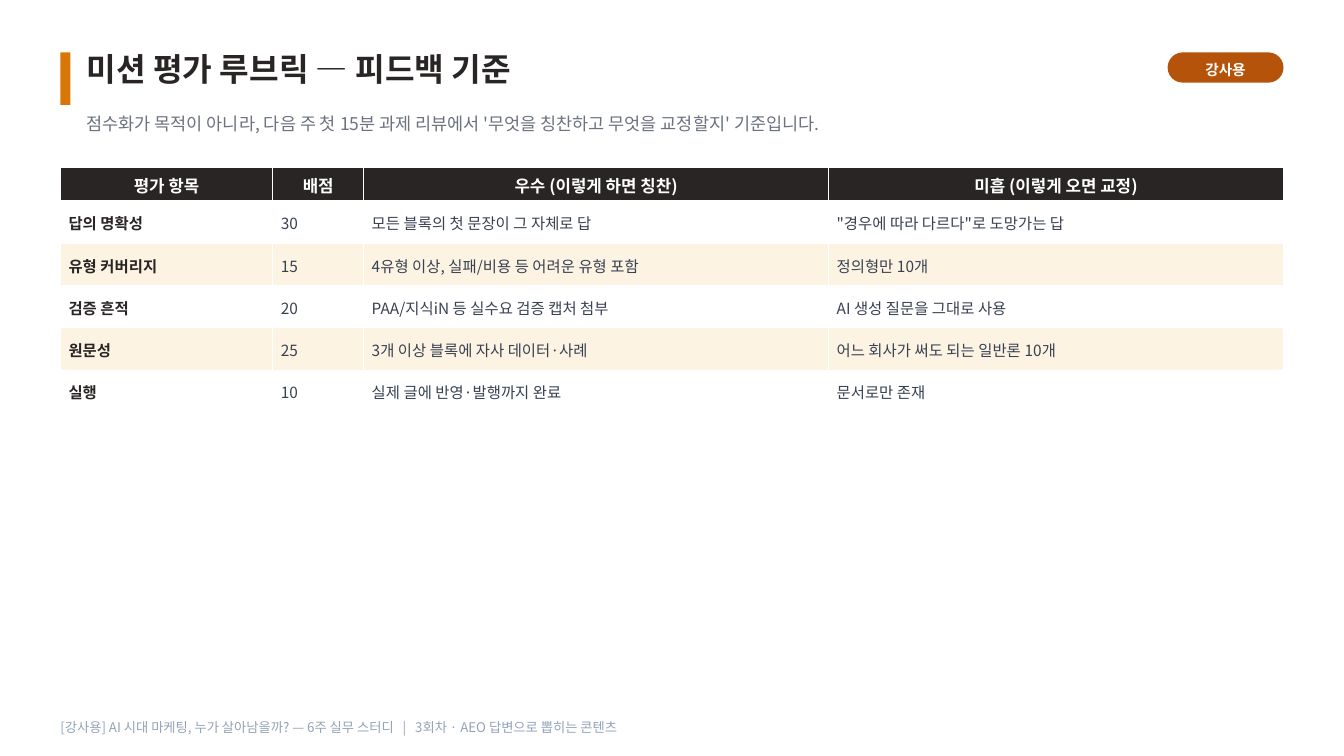
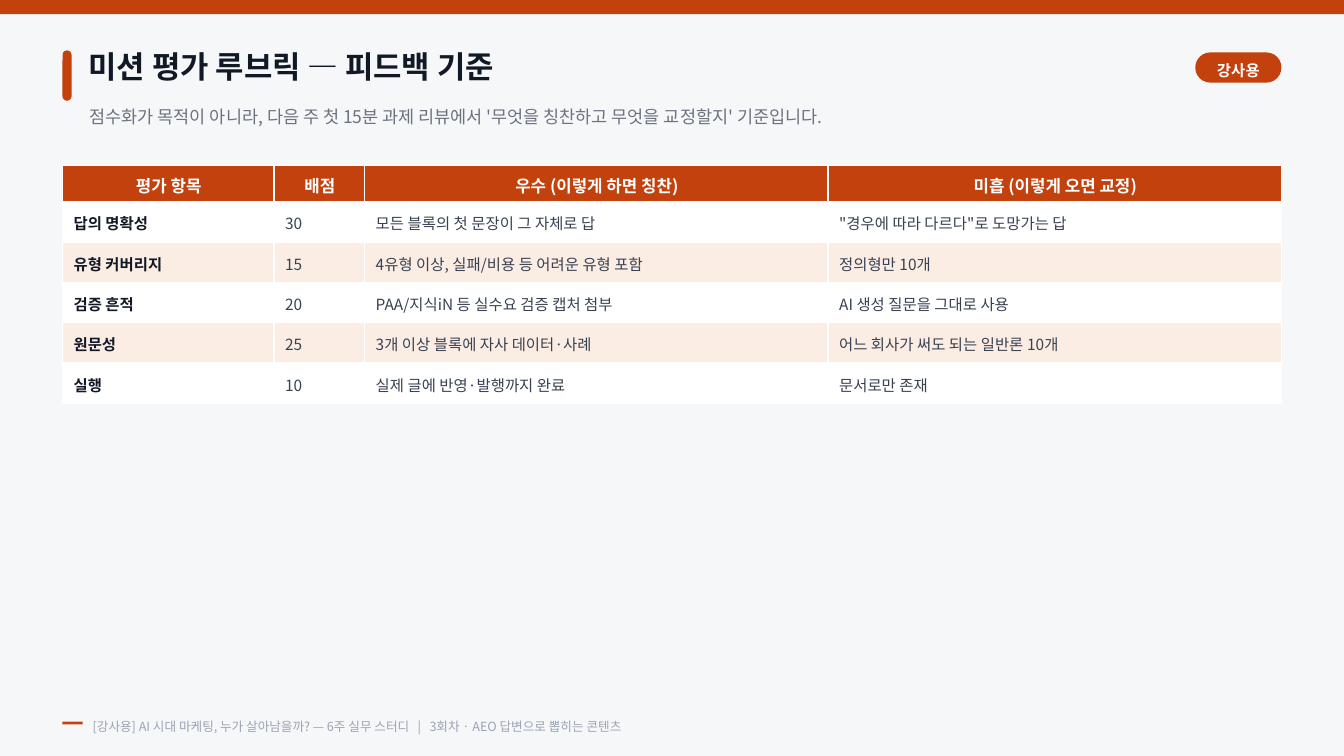
Before and after one commit to recon9973-lang/Design-resources-repository, a slide deck: slide 8 of ai-marketing-6week/강사용/3회차_강사용_미션_시연가이드.pptx (slide 7 before the commit). Drawn at 1344x756 pixels with LibreOffice and Linux fonts; fonts in the diff are those of the drawing. Boxes give left, top, right and bottom in pixels: in the first picture for what was removed or moved away, otherwise in the second. Text is boxed around its words. In the diff, an @@ line names an element or a change of style, - is before the commit and + after.

```diff
--- a/ai-marketing-6week/강사용/3회차_강사용_미션_시연가이드.pptx
+++ b/ai-marketing-6week/강사용/3회차_강사용_미션_시연가이드.pptx
@@ rectangle added at (0, 0, 1344, 756), fill #F6F7F9 @@
@@ rectangle added at (0, 0, 1344, 14), fill #C2410C @@
@@ rectangle removed at (60, 52, 71, 105) @@
@@ rounded rectangle added at (63, 50, 72, 101), fill #C2410C @@
@@ text "미션 평가 루브릭 — 피드백 ..." at (89, 52, 494, 81): size 23 to 22 pt, text colour #292524 to #111927; line spacing 1.12 to 1.14 @@
@@ text "강사용": place and size @@
-text "강사용" at (1205, 62, 1245, 77)
+text "강사용" at (1217, 63, 1260, 78)
@@ text "강사용" at (1217, 63, 1260, 78): size 10.5 to 11 pt, letter spacing 0 to 0.2 pt; line spacing 1.12 to 1.14 @@
@@ rounded rectangle: place and size @@
-rounded rectangle at (1168, 52, 1284, 83)
+rounded rectangle at (1196, 52, 1281, 83)
@@ rounded rectangle at (1196, 52, 1281, 83): fill #B45309 to #C2410C @@
@@ text "점수화가 목적이 아니라, 다음 주 ...": place and size @@
-text "점수화가 목적이 아니라, 다음 주 ..." at (87, 115, 819, 133)
+text "점수화가 목적이 아니라, 다음 주 ..." at (90, 108, 822, 126)
@@ text "점수화가 목적이 아니라, 다음 주 ..." at (90, 108, 822, 126): line spacing 1.12 to 1.15 @@
@@ table at (63, 165, 1282, 403) @@
@@ fill #292524 to #C2410C in row 1 @@
@@ fill #FDF3E3 to #FBEDE4 in 8 cells @@
@@ text colour #292524 to #111927 in "답의 명확성", "유형 커버리지", "검증 흔적", "원문성" and 1 more places @@
@@ line spacing 1.08 to 1.1 @@
@@ borders changed @@
@@ text "[강사용] AI 시대 마케팅, 누가 ...": place and size @@
-text "[강사용] AI 시대 마케팅, 누가 ..." at (60, 721, 617, 734)
+text "[강사용] AI 시대 마케팅, 누가 ..." at (93, 720, 622, 733)
@@ text "[강사용] AI 시대 마케팅, 누가 ..." at (93, 720, 622, 733): size 9.5 to 9 pt, text colour #94A3B8 to #9AA4B2; line spacing 1.12 to 1.14; vertical alignment top to middle @@
@@ rectangle added at (63, 722, 83, 725), fill #C2410C @@
```
Also in this commit, not shown: 8 other slides changed, 1 slide added, 14 other files.
